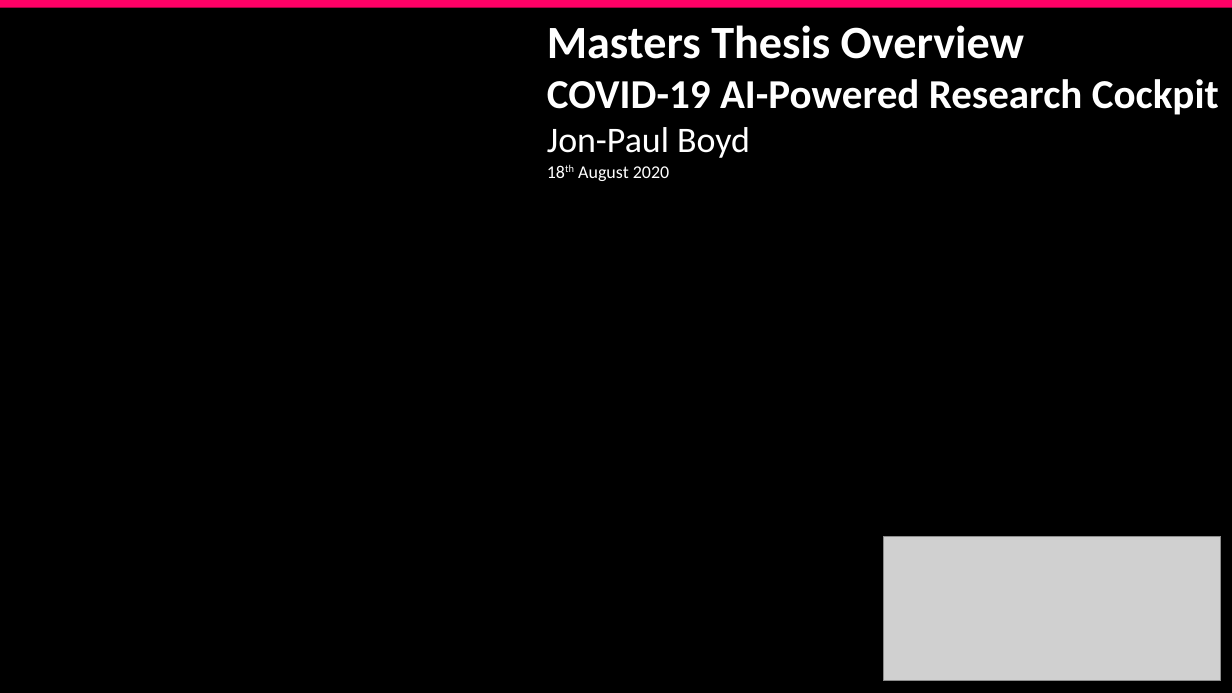
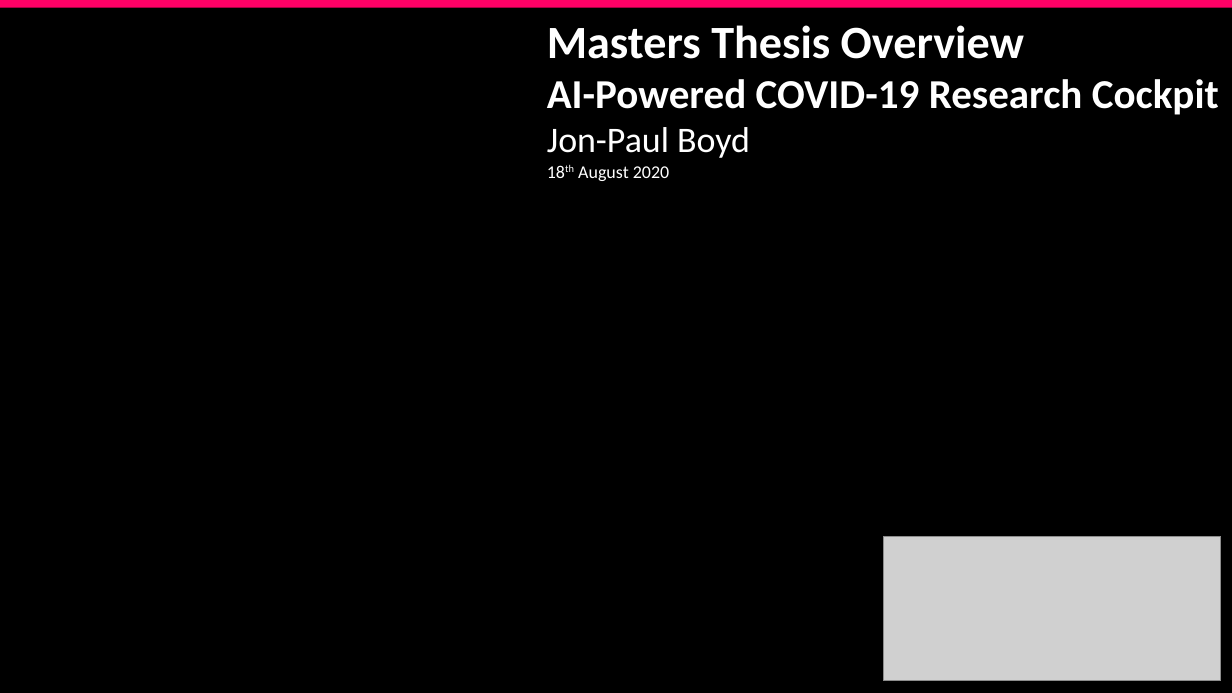
Before and after one commit to corticalstack/corticalstack.github.io, a slide deck: slide 1 of docs/project/Jon-Paul Boyd Masters Thesis Project Presentation COVID19 Research Cockpit.pptx. Drawn at 1232x693 pixels with LibreOffice and Linux fonts; fonts in the diff are those of the drawing; grey boxes stand for pictures; background and template pictures are left out. Boxes give left, top, right and bottom in pixels: in the first picture for what was removed or moved away, otherwise in the second. Text is boxed around its words. In the diff, an @@ line names an element or a change of style, - is before the commit and + after.

Commit message:
Update project presentation

```diff
--- a/docs/project/Jon-Paul Boyd Masters Thesis Project Presentation COVID19 Research Cockpit.pptx
+++ b/docs/project/Jon-Paul Boyd Masters Thesis Project Presentation COVID19 Research Cockpit.pptx
@@ text at (547,79,1219,115): text changed @@
-COVID-19 AI-Powered Research Cockpit
+AI-Powered COVID-19 Research Cockpit
```
Also in this commit, not shown: 1 other file.
